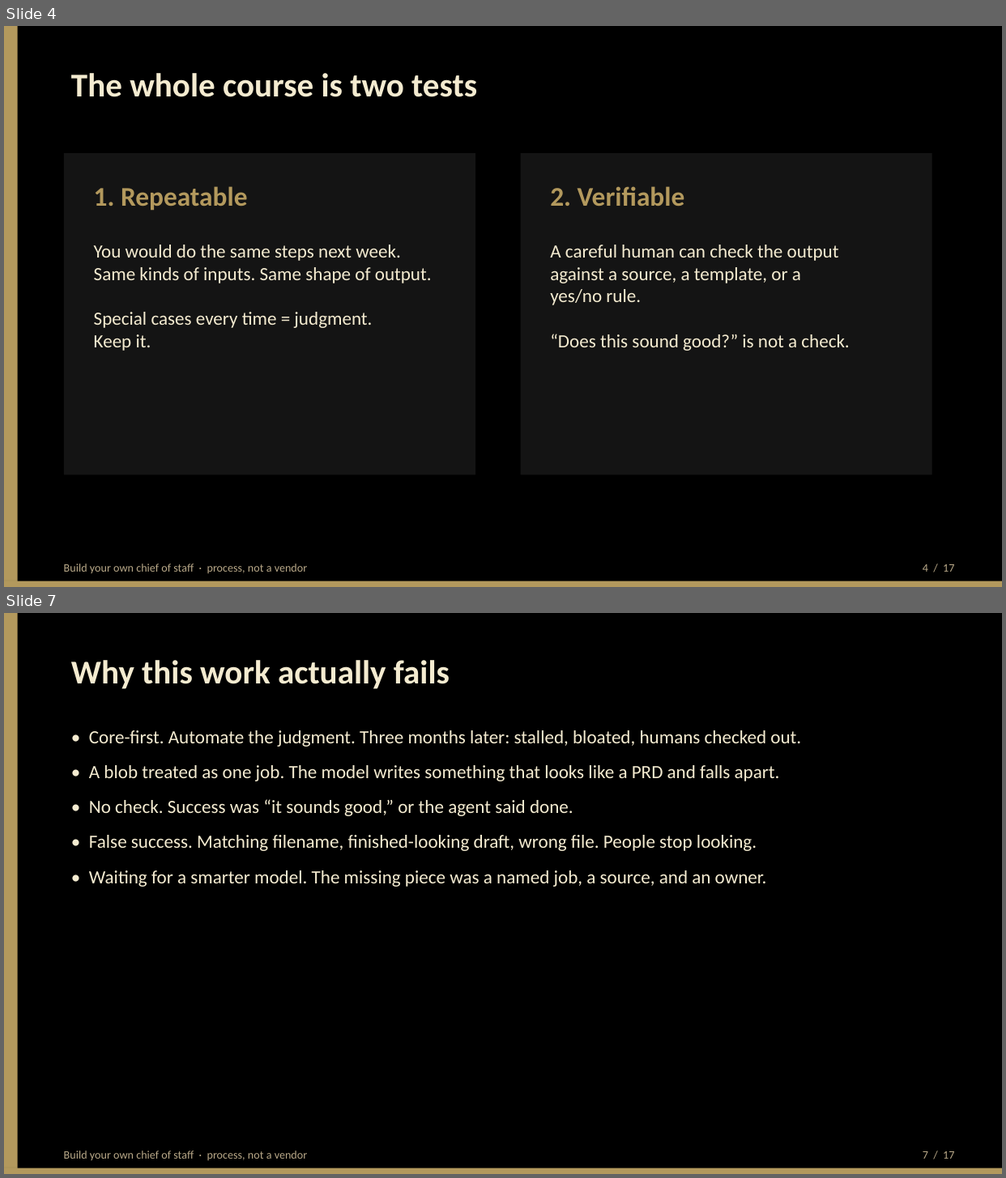
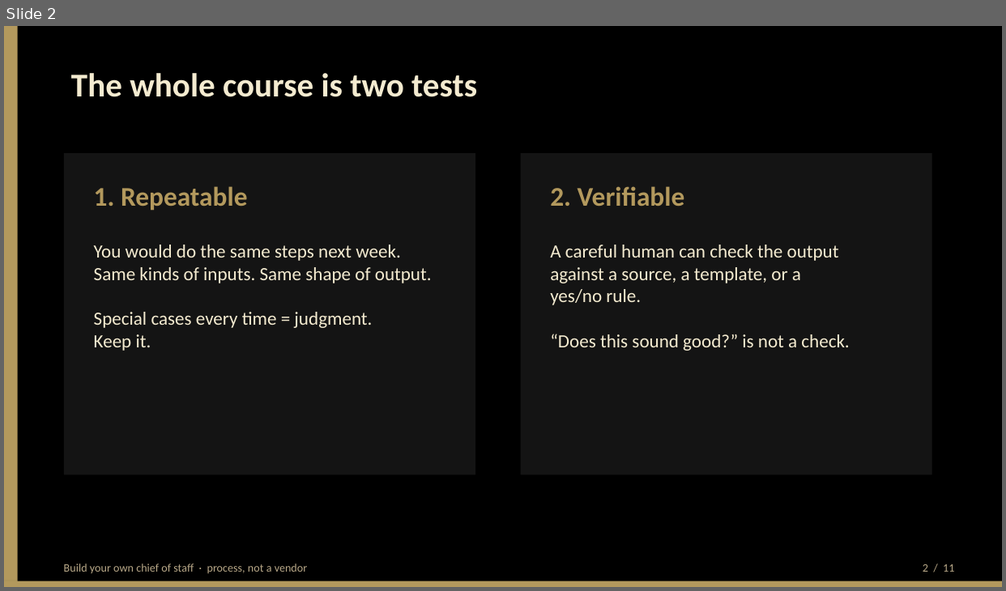
Before and after one commit to BittahCriminal/build-your-own-chief-of-staff, a slide deck: slides/building-your-own-chief-of-staff.pptx. Shown one above the other, each under a label of ours: slides 4 and 7 before the commit, slide 2 after it; the slides between them are not shown. The pictures are 1006x1178 and 1006x591 pixels, drawn with LibreOffice and Linux fonts; fonts in the diff are those of the drawing. Boxes give left, top, right and bottom in pixels: in the first picture for what was removed or moved away, otherwise in the second. Text is boxed around its words. In the diff, an @@ line names an element or a change of style, - is before the commit and + after.

```diff
--- a/slides/building-your-own-chief-of-staff.pptx
+++ b/slides/building-your-own-chief-of-staff.pptx
@@ slide 7 removed at box(4, 613, 1002, 1174), background #FFFFFF @@
@@ rectangle removed at box(4, 613, 1002, 1174) @@
@@ rectangle removed at box(4, 613, 18, 1174) @@
@@ text removed at box(71, 660, 450, 689) @@
-Why this work actually fails
@@ text removed at box(89, 730, 801, 887) @@
-• Core-first. Automate the judgment. Three months later: stalled, bloated, humans checked out.
-• A blob treated as one job. The model writes something that looks like a PRD and falls apart.
-• No check. Success was “it sounds good,” or the agent said done.
-• False success. Matching filename, finished-looking draft, wrong file. People stop looking.
-• Waiting for a smarter model. The missing piece was a named job, a source, and an owner.
@@ rectangle removed at box(4, 1169, 1002, 1174) @@
@@ text removed at box(64, 1151, 307, 1161) @@
-Build your own chief of staff · process, not a vendor
@@ text removed at box(923, 1152, 954, 1159) @@
-7 / 17
@@ what was slide 4 is now slide 2 @@
@@ slide 2 changed as well @@
@@ text at box(923, 565, 954, 572): text changed @@
-4 / 17
+2 / 11
```
Also in this commit, not shown: 10 other slides changed, 5 other slides removed, 4 other files.
